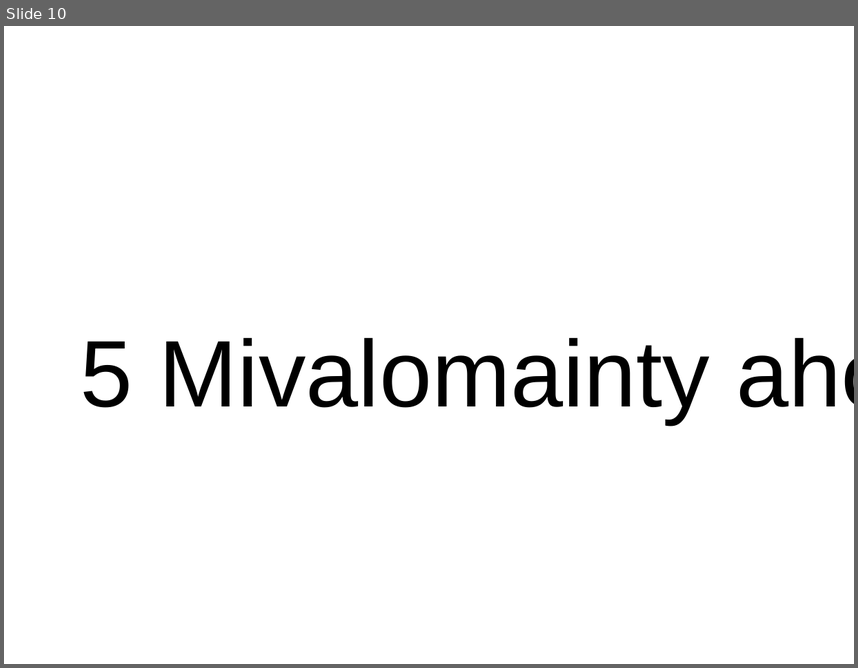
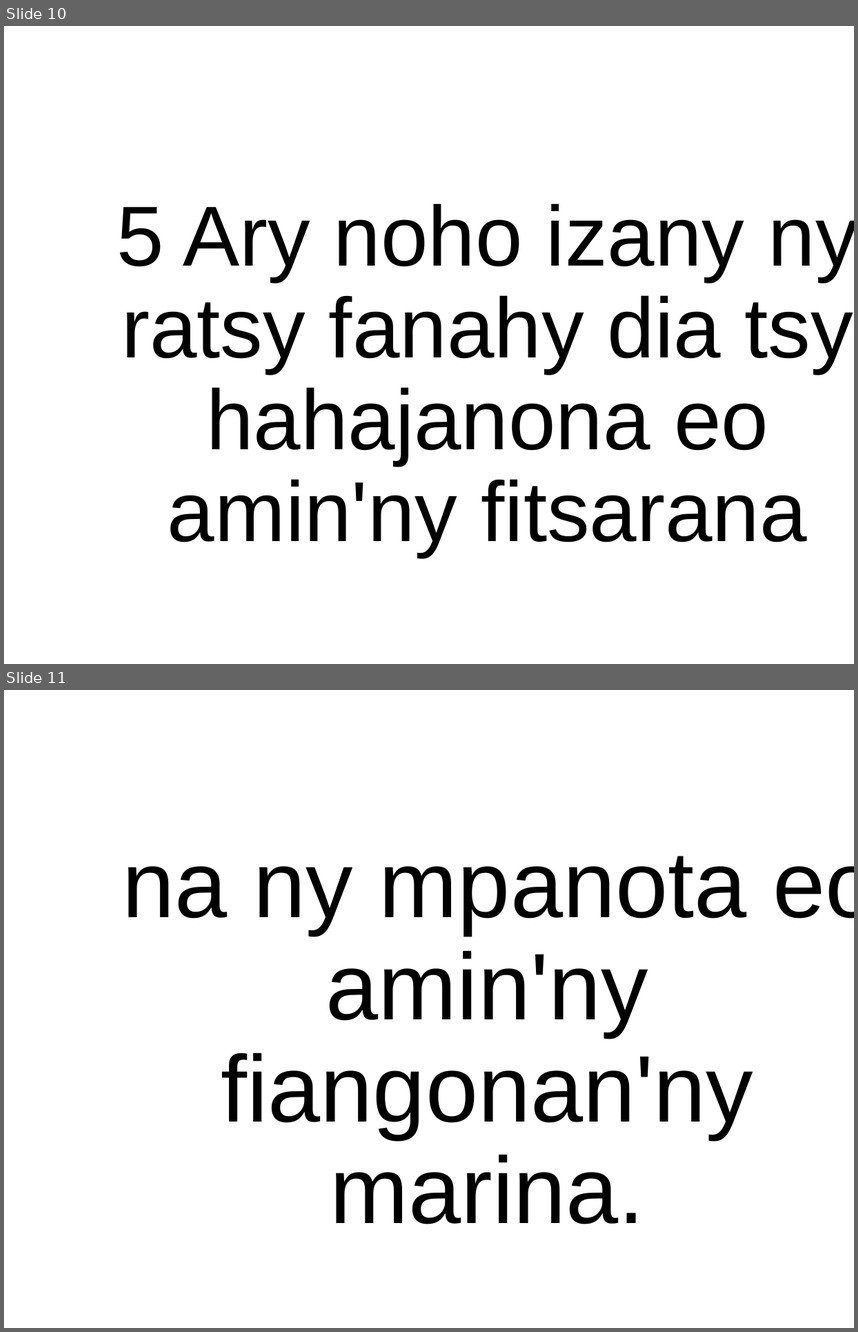
Before and after one commit to tsioryrovantsoa/baiboly-to-powerpoint, a slide deck: test.pptx. Shown one above the other, each under a label of ours: slide 10 before the commit, slides 10 and 11 after it. The pictures are 858x668 and 858x1332 pixels, drawn with LibreOffice and Linux fonts; fonts in the diff are those of the drawing; background and template pictures are left out. Boxes give left, top, right and bottom in pixels: in the first picture for what was removed or moved away, otherwise in the second. Text is boxed around its words. In the diff, an @@ line names an element or a change of style, - is before the commit and + after.

```diff
--- a/test.pptx
+++ b/test.pptx
@@ slide 11 added at <box>4,690,854,1328</box>, background picture (left out) @@
@@ title added at <box>122,856,854,1224</box>, 80 pt, text #000000 @@
+na ny mpanota eo amin'ny fiangonan'ny marina.
@@ slide 10 changed as well @@
@@ title at <box>116,203,854,556</box>: text changed; size 80 to 72 pt @@
-5 Mivalomainty aho
+5 Ary noho izany ny ratsy fanahy dia tsy hahajanona eo amin'ny fitsarana
```
Also in this commit, not shown: 9 other slides changed, 9 slides removed.
